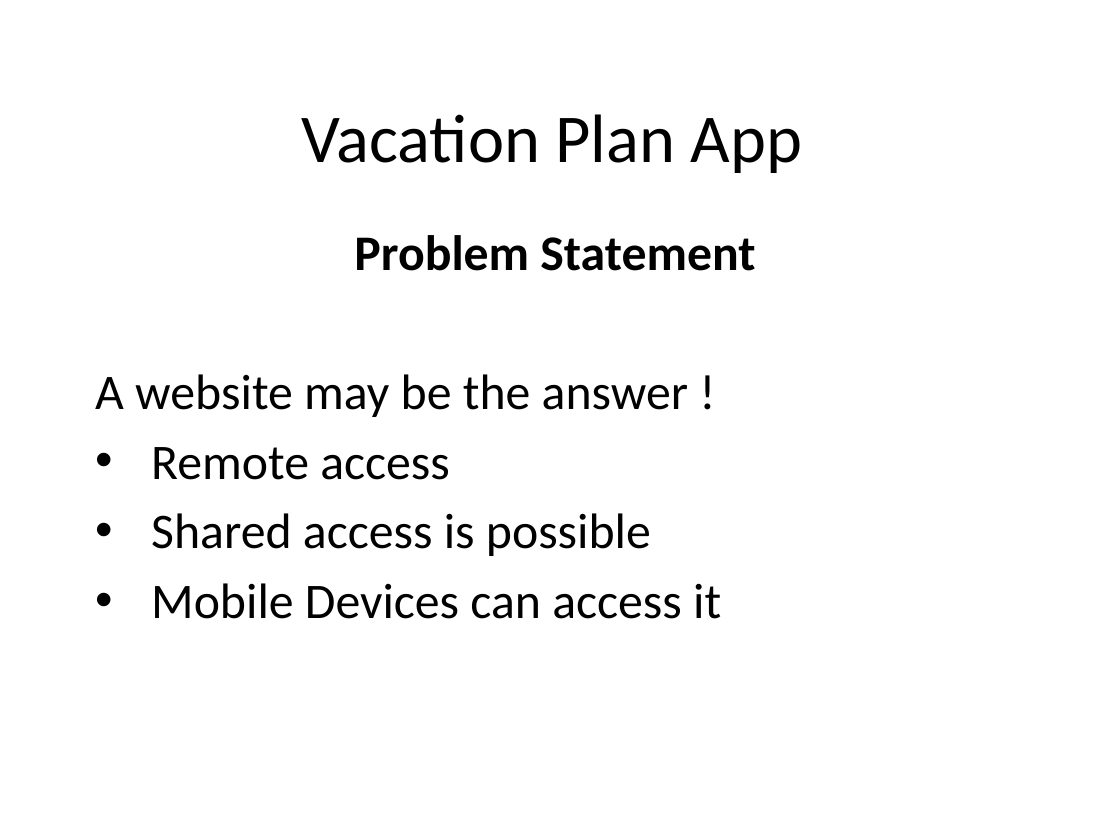
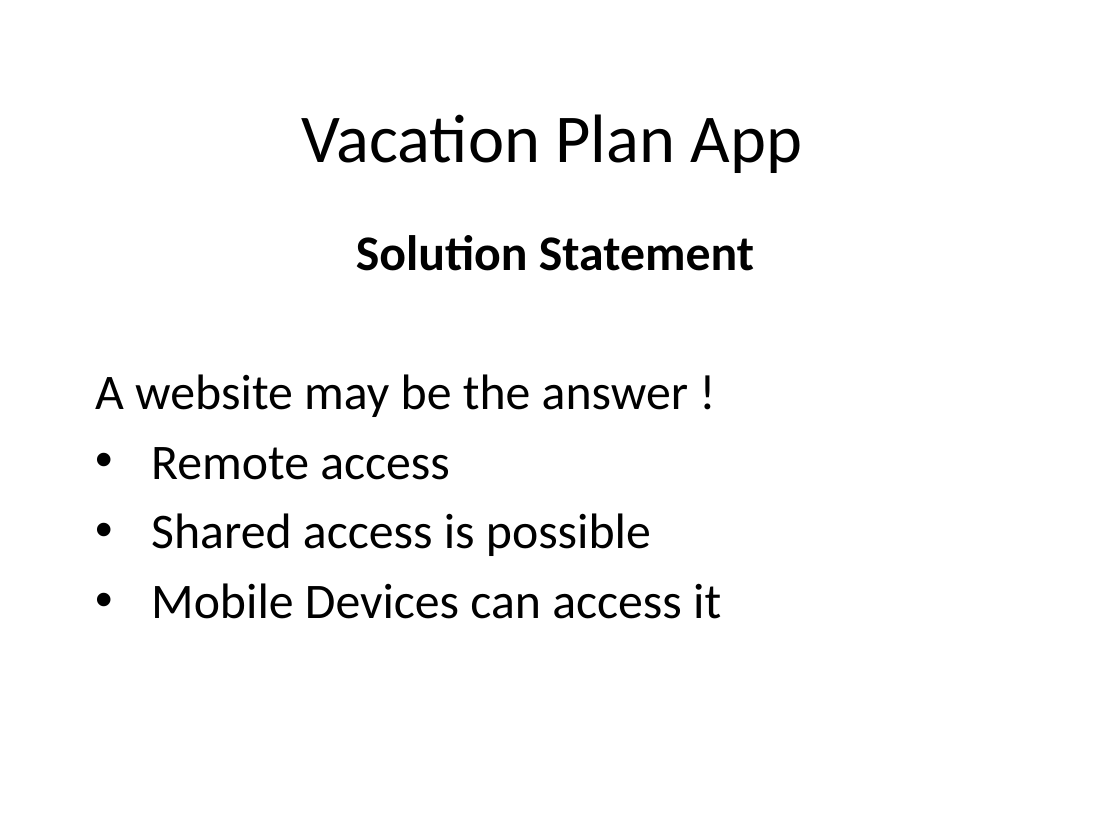
Before and after one commit to dreamer42/SEIS752-Vacation, a slide deck: slide 5 of docs/Presentation.pptx. Drawn at 1120x840 pixels with LibreOffice and Linux fonts; fonts in the diff are those of the drawing. Boxes give left, top, right and bottom in pixels: in the first picture for what was removed or moved away, otherwise in the second. Text is boxed around its words. In the diff, an @@ line names an element or a change of style, - is before the commit and + after.

```diff
--- a/docs/Presentation.pptx
+++ b/docs/Presentation.pptx
@@ subtitle at <box>356,235,754,271</box>: text changed @@
-Problem Statement
+Solution Statement
```
Also in this commit, not shown: 1 other slide changed, 5 slides added, 3 slides removed, 1 other file.
